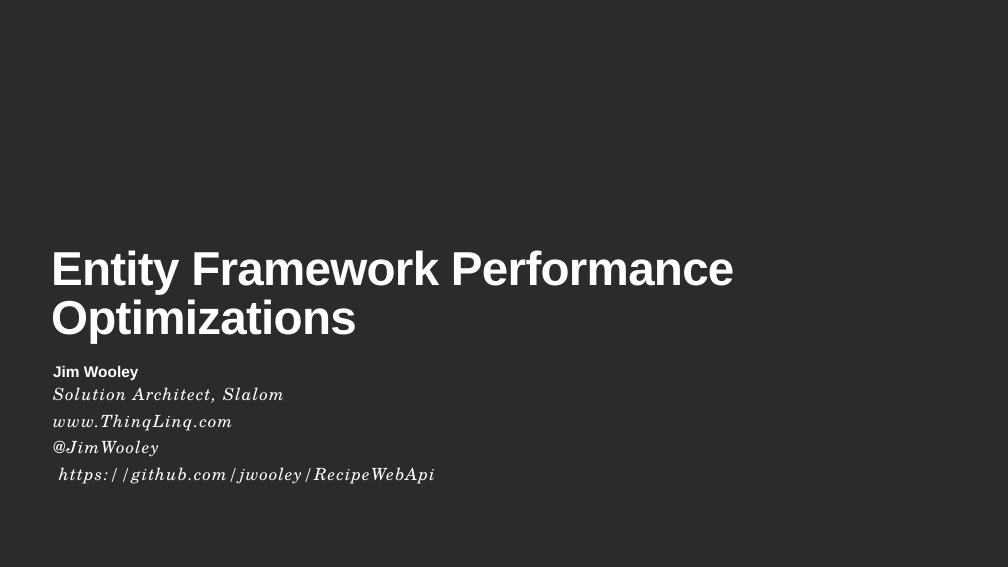
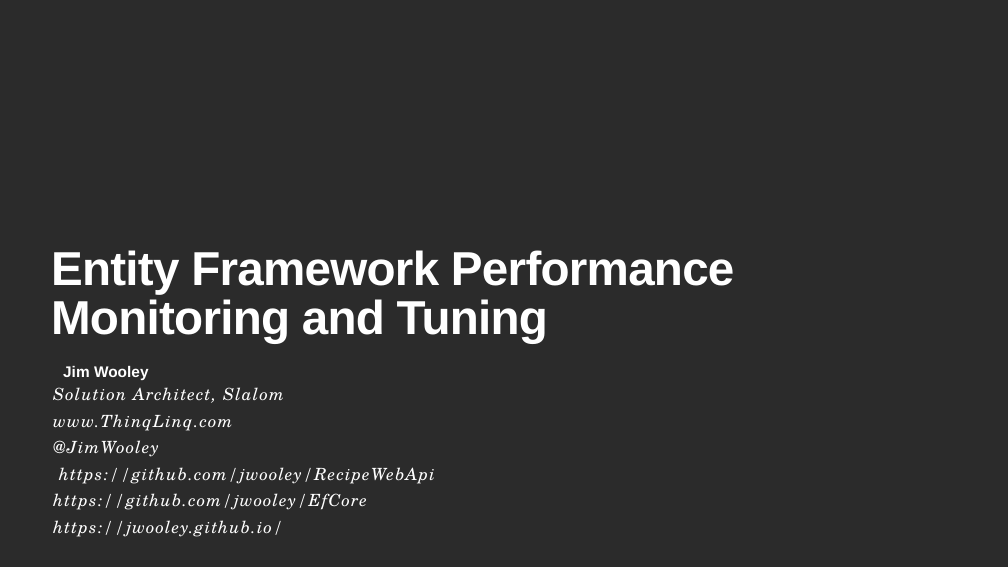
Before and after one commit to jwooley/RecipeWebApi, a slide deck: slide 1 of EFPerf.pptx. Drawn at 1008x567 pixels with LibreOffice and Linux fonts; fonts in the diff are those of the drawing; background and template pictures are left out; a plain dark background stands for a picture behind light text. Boxes give left, top, right and bottom in pixels: in the first picture for what was removed or moved away, otherwise in the second. Text is boxed around its words. In the diff, an @@ line names an element or a change of style, - is before the commit and + after.

Commit message:
Adding EF Core parts to slide deck.

```diff
--- a/EFPerf.pptx
+++ b/EFPerf.pptx
@@ title at [51,250,734,343]: text changed @@
-Entity Framework Performance Optimizations
+Entity Framework Performance Monitoring and Tuning
@@ subtitle "Jim Wooley": place and size @@
-subtitle "Jim Wooley" at [53,366,139,380]
+subtitle "Jim Wooley" at [63,366,149,380]
@@ text at [53,493,367,537]: paragraphs added @@
+https://github.com/jwooley/EfCore
+https://jwooley.github.io/
```
Also in this commit, not shown: 13 other slides changed, 6 slides added, 1 slide removed.
